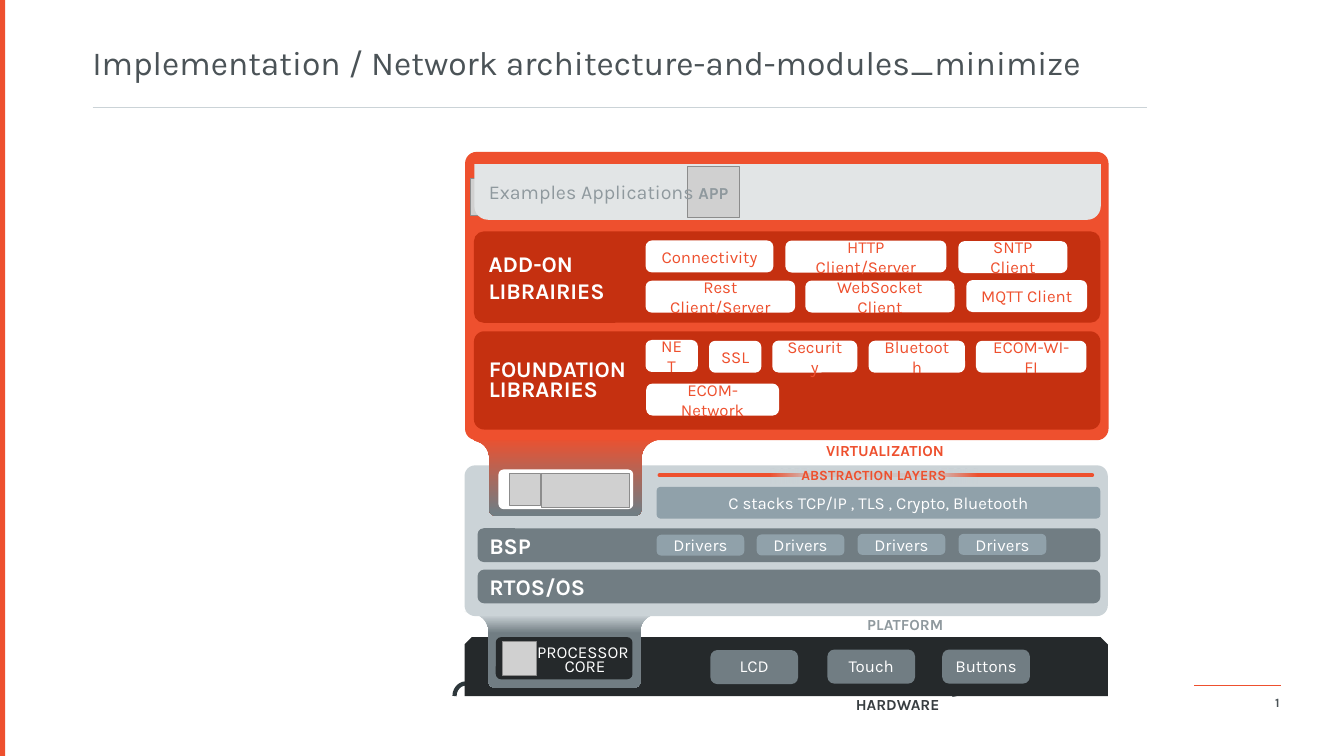
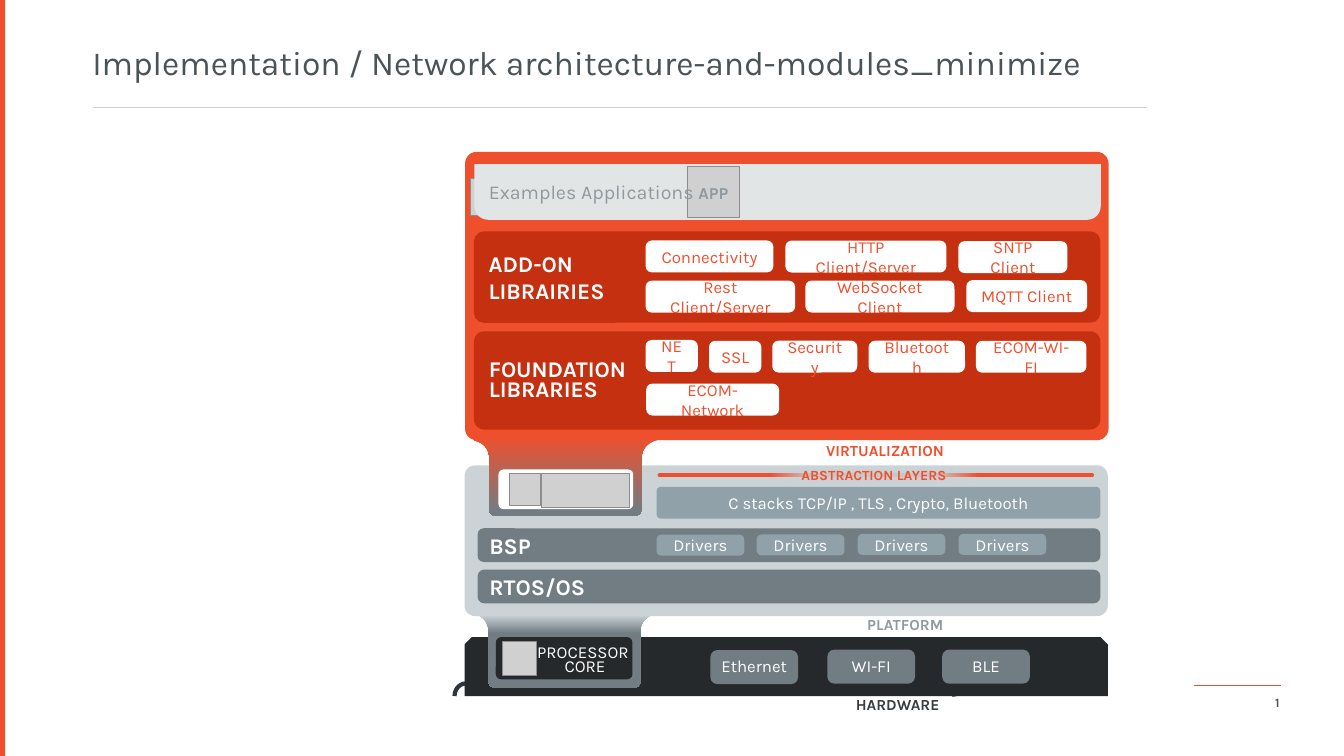
Before and after one commit to MicroEJ/docs, a slide deck: slide 1 of ApplicationDeveloperGuide/images/networking_overview.pptx. Drawn at 1344x756 pixels with LibreOffice and Linux fonts; fonts in the diff are those of the drawing; grey boxes stand for pictures; background and template pictures are left out. Boxes give left, top, right and bottom in pixels: in the first picture for what was removed or moved away, otherwise in the second. Text is boxed around its words. In the diff, an @@ line names an element or a change of style, - is before the commit and + after.

```diff
--- a/ApplicationDeveloperGuide/images/networking_overview.pptx
+++ b/ApplicationDeveloperGuide/images/networking_overview.pptx
@@ text in rounded rectangle at [721, 660, 787, 672]: text changed @@
-LCD
+Ethernet
@@ text in rounded rectangle at [852, 661, 891, 672]: text changed @@
-Touch
+WI-FI
@@ text in rounded rectangle at [972, 661, 1000, 672]: text changed @@
-Buttons
+BLE
```
Also in this commit, not shown: 3 other files.
